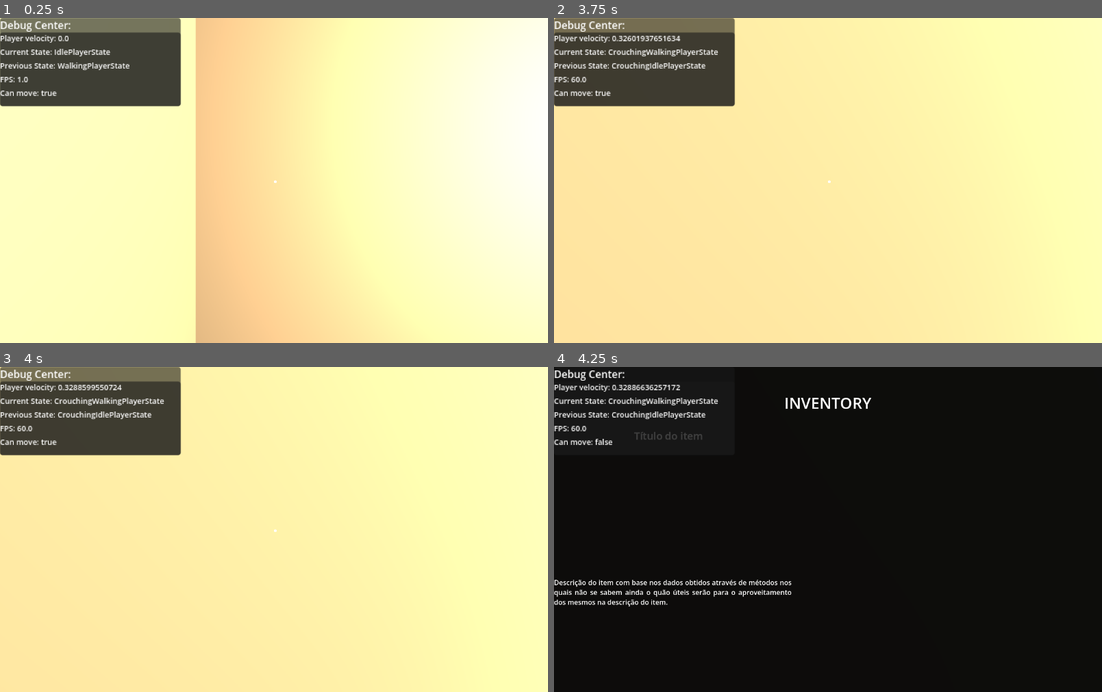
Above: before the commit, frames 1-4 (two rows, left to right).
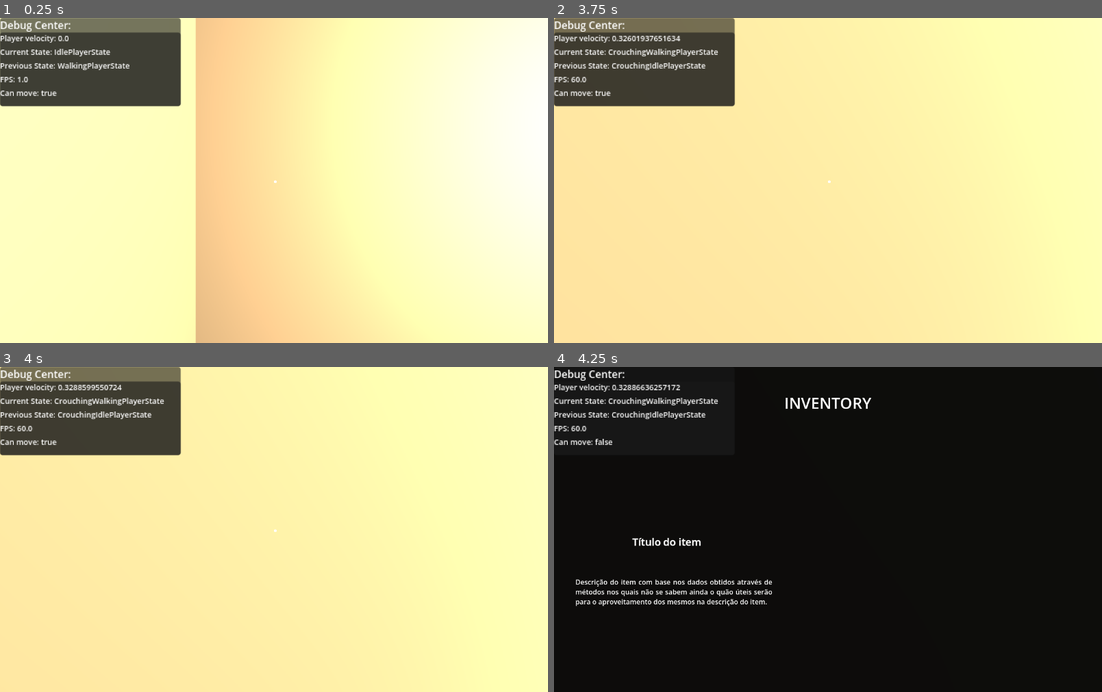
Above: after the commit, the same moments.

Repository: josecarlosn/lowpoly
Game: Godot game, scene res://Scenes/home_sweet_home.tscn
Same seed, same stepped clock (60 frames per second), same inputs: the game is played once before the commit and once after it.
Inputs (mouse positions are in pixels of both pictures, inside the frame that each line leads up to):
- Up to frame 1 (0.25 s): no input
- Up to frame 2 (3.75 s): tap Enter (ui_accept) at 0.5, 2, 2.75, 3.5 s; move the mouse to (855, 180) at 0.52 s; hold W (ui_up) from 0.53 s (still down); tap E (use) at 0.6, 1.55, 2.3, 3.05, 3.6 s; click (855, 180) at 0.67 s; tap Space (jump) at 0.77, 1.52, 3.02 s; move the mouse to (800, 180) at 1.27 s; tap Ctrl (crouch) at 1.35 s; move the mouse to (838, 174) at 2.02 s; right-click (838, 174) at 2.1 s; move the mouse to (822, 187) at 2.77 s; tap Shift (sprint) at 2.85 s; click (822, 187) at 2.92 s; move the mouse to (866, 183) at 3.52 s
- Up to frame 3 (4 s): keep holding W (ui_up); tap Space (jump) at 3.77 s
- Up to frame 4 (4.25 s): keep holding W (ui_up); tap Tab (inventory) at 4.15 s

Frames 1-3 are identical in both runs. In frame 4, 1.6% of the frame differs, in the area x 0-44%, y 20-74%.

Commit message:
feat: Action classes created

Diff:
--- /dev/null
+++ b/Entities/Player/Inventory/Actions/action_data.gd
@@ -0,0 +1,10 @@
+extends Resource
+class_name ActionData
+
+enum ActionType {
+	INVALID,
+	CONSUMABLE,
+	EQUIPABLE,
+	INSPECTABLE
+}
+var action_type : ActionType
--- /dev/null
+++ b/Entities/Player/Inventory/Actions/consumable_action.gd
@@ -0,0 +1,7 @@
+extends ActionData
+class_name ConsumableAction
+@export var modifier_name: String = "Bandagem"
+@export var modifier_value: int = 30
+
+func _init() -> void:
+	action_type = ActionType.CONSUMABLE
--- /dev/null
+++ b/Entities/Player/Inventory/Actions/equipable_action.gd
@@ -0,0 +1,9 @@
+extends ActionData
+class_name EquipableAction
+
+@export var one_time_use: bool = true
+@export var name: String = "Equipable Item"
+@export var success_message : String = "Success!"
+
+func _init() -> void:
+	action_type = ActionType.EQUIPABLE
--- /dev/null
+++ b/Entities/Player/Inventory/Actions/inspectable_action.gd
@@ -0,0 +1,7 @@
+extends ActionData
+class_name InspectableAction
+
+@export var name: String = "Inspectable item"
+
+func _init() -> void:
+	action_type = ActionType.INSPECTABLE
--- a/Entities/Player/inventory_controller.tscn
+++ b/Entities/Player/Inventory/inventory_controller.tscn
@@ -50,25 +50,29 @@
 horizontal_alignment = 1
 vertical_alignment = 1
 
-[node name="RichTextLabel" type="RichTextLabel" parent="InventoryCanvasLayer/PlayerInventoryUI/Panel" unique_id=2038116552]
+[node name="Label" type="Label" parent="InventoryCanvasLayer/PlayerInventoryUI/Panel" unique_id=1076856970]
+layout_mode = 0
+offset_left = 107.0
+offset_top = 368.0
+offset_right = 421.0
+offset_bottom = 450.0
+text = "Título do item"
+label_settings = SubResource("LabelSettings_juqp6")
+horizontal_alignment = 1
+vertical_alignment = 1
+
+[node name="MarginContainer" type="MarginContainer" parent="InventoryCanvasLayer/PlayerInventoryUI/Panel" unique_id=1776908797]
 layout_mode = 1
 anchors_preset = 2
 anchor_top = 1.0
 anchor_bottom = 1.0
-offset_top = -268.0
-offset_right = 555.0
+offset_top = -269.0
+offset_right = 510.0
 grow_vertical = 0
+theme_override_constants/margin_left = 50
+
+[node name="RichTextLabel" type="RichTextLabel" parent="InventoryCanvasLayer/PlayerInventoryUI/Panel/MarginContainer" unique_id=2038116552]
+layout_mode = 2
 theme_override_colors/default_color = Color(18.892157, 18.892157, 18.892157, 1)
 text = "Descrição do item com base nos dados obtidos através de métodos nos quais não se sabem ainda o quão úteis serão para o aproveitamento dos mesmos na descrição do item."
 horizontal_alignment = 3
-
-[node name="Label" type="Label" parent="InventoryCanvasLayer/PlayerInventoryUI/Panel" unique_id=1076856970]
-layout_mode = 0
-offset_left = 129.0
-offset_top = 120.0
-offset_right = 406.0
-offset_bottom = 202.0
-text = "Título do item"
-label_settings = SubResource("LabelSettings_juqp6")
-horizontal_alignment = 1
-vertical_alignment = 1
--- a/Entities/Player/player.tscn
+++ b/Entities/Player/player.tscn
@@ -18,7 +18,7 @@
 [ext_resource type="AudioStream" uid="uid://ca55bkiouihsq" path="res://Sounds/FootSteps/Wood/WoodFootSteps_002.wav" id="16_0poeq"]
 [ext_resource type="AudioStream" uid="uid://doqndtlmxwpxu" path="res://Sounds/FootSteps/Wood/WoodFootSteps_003.wav" id="17_ppdlg"]
 [ext_resource type="AudioStream" uid="uid://dwvais5s4nuu" path="res://Sounds/FootSteps/Wood/WoodFootSteps_004.wav" id="18_v7p16"]
-[ext_resource type="PackedScene" uid="uid://cle53yp5cybvb" path="res://Entities/Player/inventory_controller.tscn" id="19_0poeq"]
+[ext_resource type="PackedScene" uid="uid://cle53yp5cybvb" path="res://Entities/Player/Inventory/inventory_controller.tscn" id="19_0poeq"]
 
 [sub_resource type="SystemFont" id="SystemFont_gjmho"]
 subpixel_positioning = 0
Not shown, added: Entities/Player/Inventory/Actions/action_data.gd.uid
Not shown, added: Entities/Player/Inventory/Actions/consumable_action.gd.uid
Not shown, added: Entities/Player/Inventory/Actions/equipable_action.gd.uid
Not shown, added: Entities/Player/Inventory/Actions/inspectable_action.gd.uid
